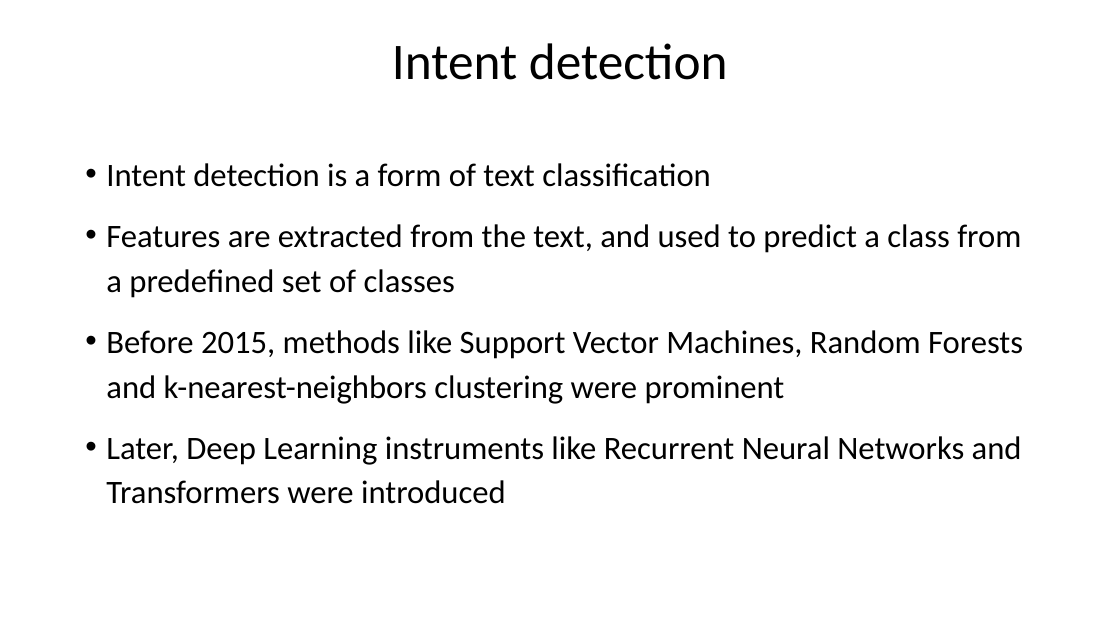
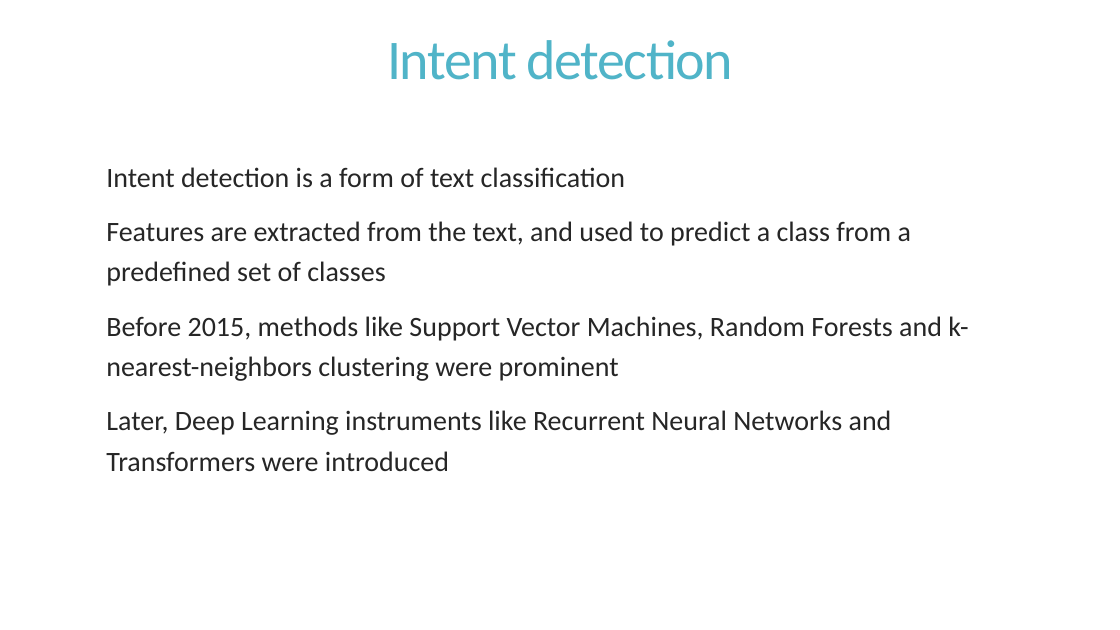
Before and after one commit to AndreaLK3/IntentRecognition, a slide deck: slide 3 of IntentDetectionAndTask.pptx. Drawn at 1120x630 pixels with LibreOffice and Linux fonts; fonts in the diff are those of the drawing. Boxes give left, top, right and bottom in pixels: in the first picture for what was removed or moved away, otherwise in the second. Text is boxed around its words. In the diff, an @@ line names an element or a change of style, - is before the commit and + after.

```diff
--- a/IntentDetectionAndTask.pptx
+++ b/IntentDetectionAndTask.pptx
@@ text "Intent detection" at [387, 40, 733, 80]: size 44 to 48 pt, text colour #000000 to #50B4C8, letter spacing 0 to -1.2 pt; line spacing 0.9 to 0.85 @@
@@ text "Intent detection is a form ..." at [106, 167, 968, 471]: size 28 to 24 pt, text colour #000000 to #262626; bullet • to  ; line spacing 1.14 to 1.2; less space between paragraphs; vertical alignment top to middle @@
```
Also in this commit, not shown: 11 other slides changed, 3 slides added, 1 slide removed, 11 other files.
